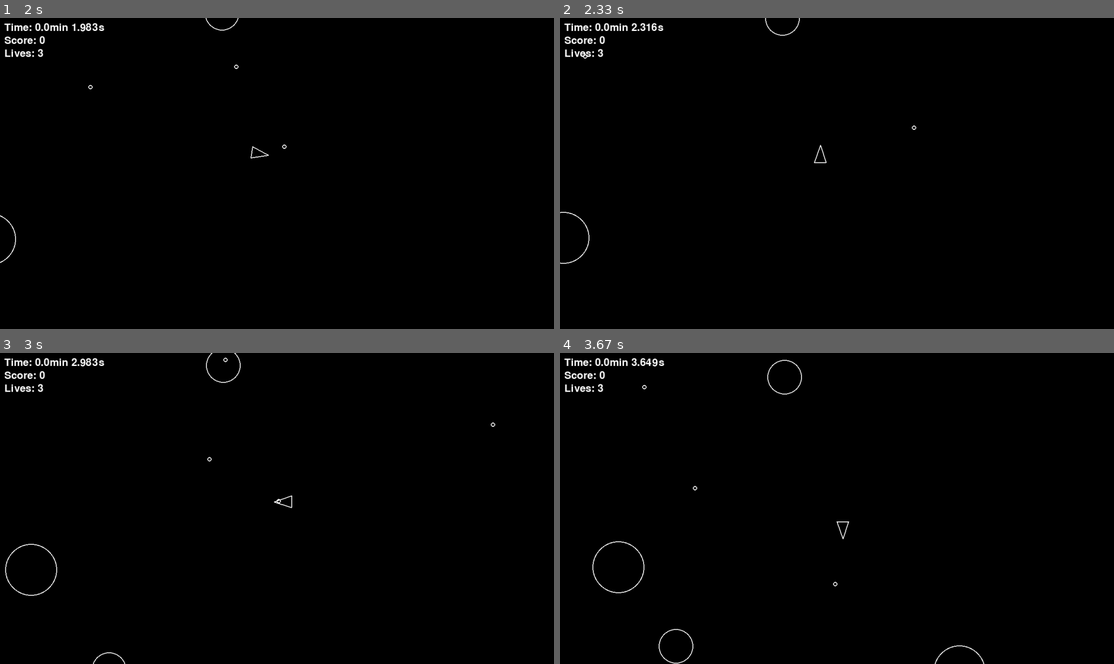
Above: before the commit, frames 1-4 (two rows, left to right).
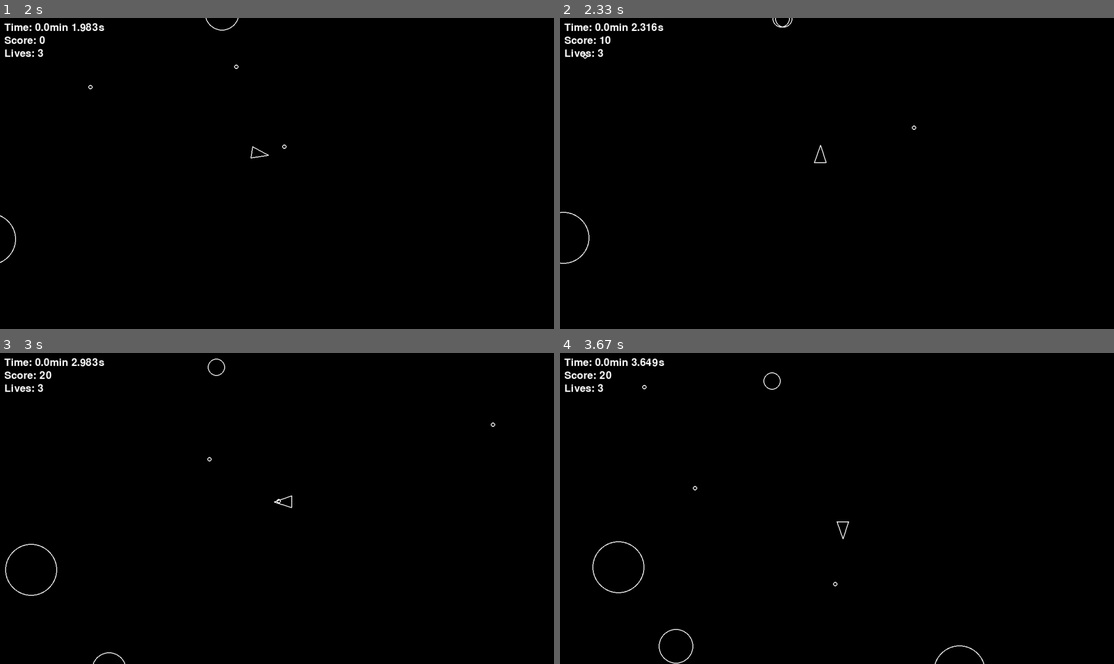
Above: after the commit, the same moments.

Repository: Johnyboi77/Asteroids-Game
Game: pygame game, started from main.py
Same seed, same stepped clock (60 frames per second), same inputs: the game is played once before the commit and once after it.
Inputs:
- Up to frame 1 (2 s): tap Space at 0.33, 0.73, 1.03, 1.23, 1.57, 1.87 s; hold D 0.67-1.13 s; hold W 1.17-1.47 s; hold D 1.5-1.97 s
- Up to frame 2 (2.33 s): hold A from 2 s (still down); tap Space at 2.07 s
- Up to frame 3 (3 s): tap Space at 2.37, 2.63, 2.97 s; release A at 2.53 s; hold S 2.57-2.87 s; hold A from 2.9 s (still down)
- Up to frame 4 (3.67 s): tap Space at 3.27, 3.4 s; release A at 3.3 s; hold W from 3.33 s (still down)

Frame 1 is identical in both runs. In frame 2, 0.1% of the frame differs, in the area x 7-44%, y 0-9%; in frame 3, 0.1%; in frame 4, 0.2%, in the area x 7-44%, y 2-14%.

Commit message:
Invincibility?

Diff:
--- a/main.py
+++ b/main.py
@@ -17,89 +17,73 @@
     asteroids = pygame.sprite.Group()
     shots = pygame.sprite.Group()
 
-    # Set containers for asteroids, shots, and asteroid field
     Asteroid.containers = (asteroids, updatable, drawable)
     Shot.containers = (shots, updatable, drawable)
     AsteroidField.containers = updatable
     asteroid_field = AsteroidField()
-
-    # Set container for player
     Player.containers = (updatable, drawable)
 
-    font = pygame.font.Font(None, 72)  # Large font for "GAME OVER"
-    small_font = pygame.font.Font(None, 36)  # Smaller font for timer, score, etc.
-
-    game_info = GameInfo()  # Initialize the game info object
+    font = pygame.font.Font(None, 72)
+    small_font = pygame.font.Font(None, 36)
+    game_info = GameInfo()
     player = Player(SCREEN_WIDTH / 2, SCREEN_HEIGHT / 2)
 
     dt = 0
-    while True:  # Main game loop
-        while game_info.lives > 0:  # Main game loop only runs when lives are left
+    while True:
+        while game_info.lives > 0:
             for event in pygame.event.get():
                 if event.type == pygame.QUIT:
                     pygame.quit()
                     sys.exit()
-
-            # Update all objects
             for obj in updatable:
                 obj.update(dt)
 
-            # Handle collisions between player and asteroids
             for asteroid in asteroids:
                 if asteroid.collides_with(player):
-                    if not player.invincible:  # Only lose a life if the player is not invincible
-                        game_info.lose_life()  # Player loses a life
-                        player.activate_invincibility()  # Activate invincibility for a few seconds
-                        if game_info.lives > 0:
-                            player.rect.center = (SCREEN_WIDTH / 2, SCREEN_HEIGHT / 2)  # Respawn the player
+                    if not player.invincible:
+                        game_info.lose_life()
+                        player.activate_invincibility(duration=3)  # Unverwundbarkeit aktivieren
+                    if game_info.lives > 0:
+                # Spieler neu positionieren, das Spiel läuft weiter
+                        player.rect.center = (SCREEN_WIDTH / 2, SCREEN_HEIGHT / 2)
+                    else:
+                # Spieler hat keine Leben mehr, Schleife verlassen
+                        game_info.lives = 0
+                        break
 
-                            # Print the remaining lives
-                            if game_info.lives == 1:
-                                print(f"Life lost, 1 Life remaining")
-                            else:
-                                print(f"Life lost, {game_info.lives} Lives remaining")
+            for shot in shots:
+                for asteroid in asteroids:
+                    if asteroid.collides_with(shot):
+                        asteroid.split()
+                        shot.kill()
+                        game_info.add_score(10)
 
-            # Fill the screen with black
             screen.fill("black")
-
-            # Draw all objects
             for obj in drawable:
                 obj.draw(screen)
 
-            # Timer, score, and lives display
             elapsed_time = game_info.get_elapsed_time()
-            minutes, seconds = divmod(elapsed_time, 60)  # Calculate minutes and seconds
-
-            # Render text
+            minutes, seconds = divmod(elapsed_time, 60)
             timer_text = small_font.render(f"Time: {minutes}min {seconds}s", True, (255, 255, 255))
             score_text = small_font.render(f"Score: {game_info.score}", True, (255, 255, 255))
             lives_text = small_font.render(f"Lives: {game_info.lives}", True, (255, 255, 255))
-
-            # Draw the text on the screen
-            screen.blit(timer_text, (10, 10))  # Timer in top left
-            screen.blit(score_text, (10, 40))  # Score below timer
-            screen.blit(lives_text, (10, 70))  # Lives below score
-
-            # Update the screen
+            screen.blit(timer_text, (10, 10))
+            screen.blit(score_text, (10, 40))
+            screen.blit(lives_text, (10, 70))
             pygame.display.flip()
-
-            # Limit the framerate to 60 FPS
             dt = clock.tick(60) / 1000
 
-        # GAME OVER screen
         display_game_over(screen, font)
-
-        # Wait for 'Enter' to restart the game
         while True:
             for event in pygame.event.get():
                 if event.type == pygame.QUIT:
                     pygame.quit()
                     sys.exit()
                 if event.type == pygame.KEYDOWN and event.key == pygame.K_RETURN:
-                    game_info.reset()  # Reset the game
-                    break  # Restart the game
+                    game_info.reset()
+                    break
             else:
-                continue  # Stay in the loop if 'Enter' wasn't pressed
+                continue
             break
 
 if __name__ == "__main__":
--- a/player.py
+++ b/player.py
@@ -2,7 +2,6 @@
 from constants import *
 from circleshape import CircleShape
 from shot import Shot
-from gameinfo import GameInfo
 
 class Player(CircleShape):
     def __init__(self, x, y):
@@ -11,17 +10,15 @@
         self.shoot_timer = 0
 
         # Invincibility attributes
-        self.invincible = False  # Player is not invincible initially
-        self.invincible_time = 0  # How much time the player has left being invincible
+        self.invincible = False
+        self.invincible_time = 0
 
     def draw(self, screen):
-        # If the player is invincible, change opacity or make them blink
         if self.invincible:
-            # Blinking effect: alternates visibility
             if int(self.invincible_time * 2) % 2 == 0:
-                pygame.draw.polygon(screen, (255, 255, 255, 128), self.triangle(), 2)  # Semi-transparent
+                pygame.draw.polygon(screen, (255, 255, 255, 128), self.triangle(), 2)
             else:
-                pygame.draw.polygon(screen, "white", self.triangle(), 2)  # Full opacity
+                pygame.draw.polygon(screen, "white", self.triangle(), 2)
         else:
             pygame.draw.polygon(screen, "white", self.triangle(), 2)
 
@@ -34,11 +31,10 @@
         return [a, b, c]
 
     def update(self, dt):
-        # If invincible, reduce the invincibility time
         if self.invincible:
             self.invincible_time -= dt
             if self.invincible_time <= 0:
-                self.invincible = False  # Stop being invincible when time runs out
+                self.invincible = False
 
         self.shoot_timer -= dt
         keys = pygame.key.get_pressed()
@@ -70,4 +66,4 @@
 
     def activate_invincibility(self, duration=5):
         self.invincible = True
-        self.invincible_time = duration(5)  # Set the duration of invincibility
+        self.invincible_time = duration
